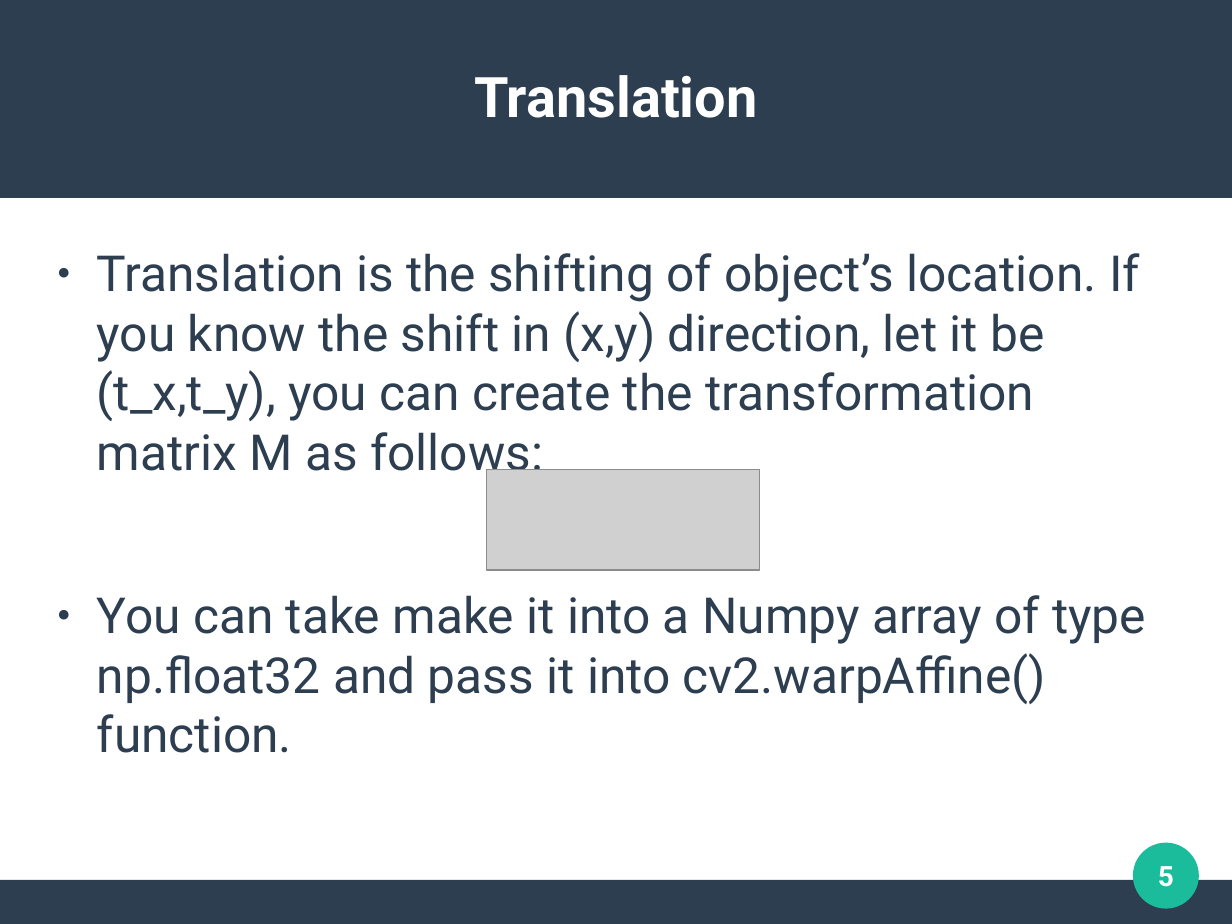
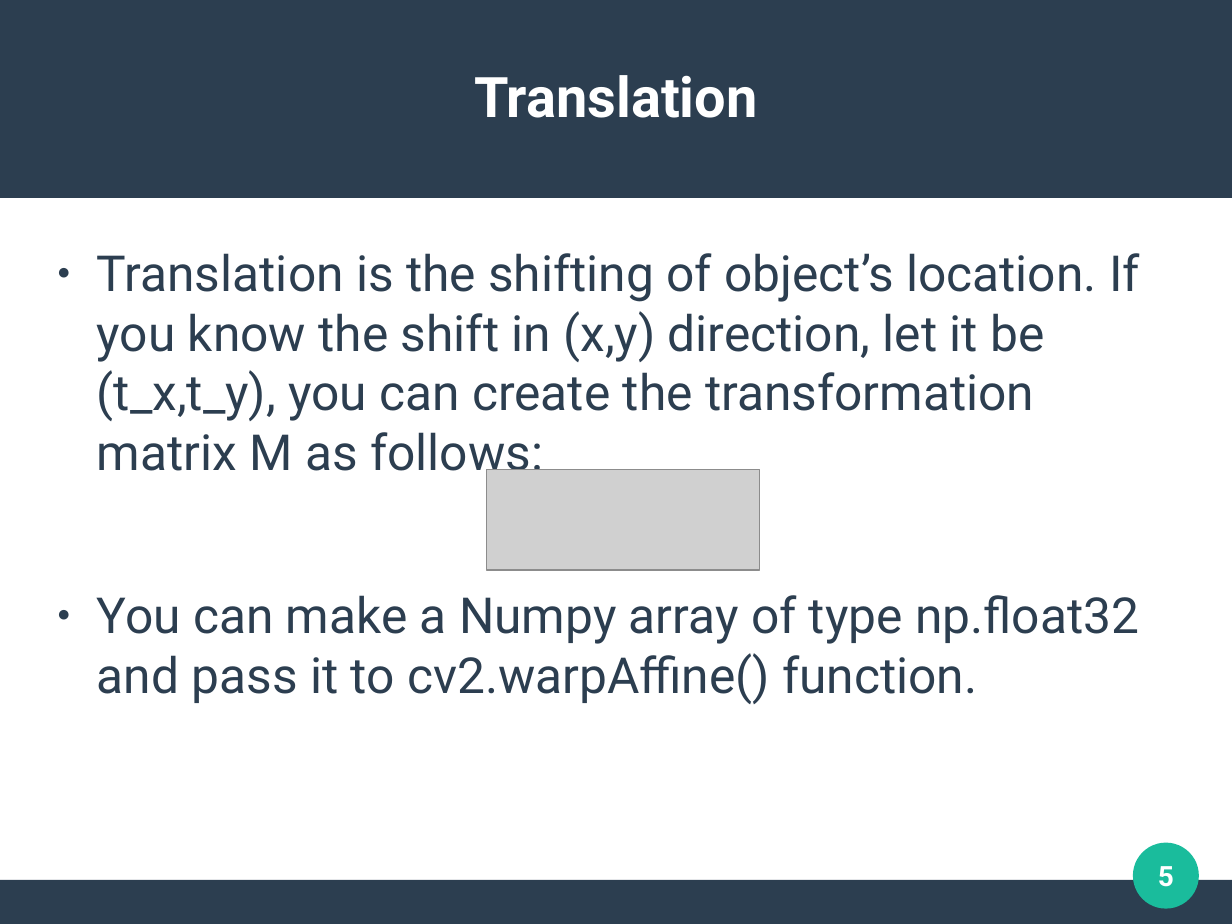
Before and after one commit to ACUTeaching/CSC414, a slide deck: slide 5 of lab2 (opencv)/opencv.odp. Drawn at 1232x924 pixels with LibreOffice and Linux fonts; fonts in the diff are those of the drawing; grey boxes stand for pictures. Boxes give left, top, right and bottom in pixels: in the first picture for what was removed or moved away, otherwise in the second. Text is boxed around its words. In the diff, an @@ line names an element or a change of style, - is before the commit and + after.

```diff
--- a/lab2 (opencv)/opencv.odp
+++ b/lab2 (opencv)/opencv.odp
@@ text at bbox=[97, 595, 1139, 704]: text changed @@
-● You can take make it into a Numpy array of type np.float32 and pass it into cv2.warpAffine() function.
+● You can make a Numpy array of type np.float32 and pass it to cv2.warpAffine() function.
```
Also in this commit, not shown: 1 other slide changed, 1 other file.
